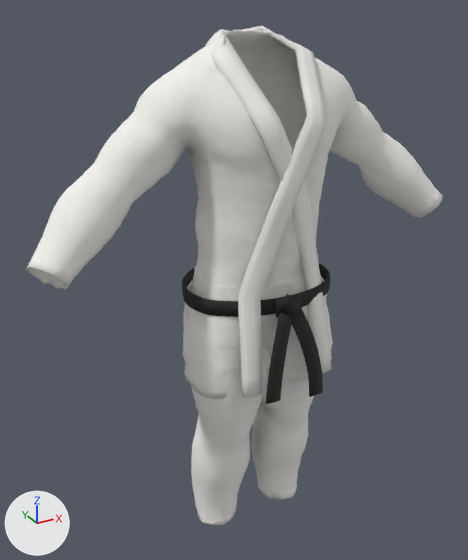
The glTF model public/coaches/victor/tenues/judo.glb as it was, and as the next commit left it.
One viewpoint serves both versions: a camera (50 mm lens) standing at (-0.824, -1.387, 1.64) and looking at (-0.048, 0.025, 0.934). The axes (+X, +Y, +Z) are drawn at lower left. The lights are the same throughout. The first picture is the older version. Where no turn or scale is listed for an object, it has been applied to the vertices. Vertices at exactly the same position are counted once.

Script lines for the objects in view, before the commit:
```python
ob_ceinture = bpy.data.objects.new('ceinture', me_ceinture_001)
ob_ceinture.location = (0.0, 0.0, 0.895)
ob_jupe_veste = bpy.data.objects.new('jupe-veste', me_jupe_veste_001)
ob_jupe_veste.location = (0.0, 0.0, 0.895)
ob_pan_1 = bpy.data.objects.new('pan-1', me_pan_1_001)
ob_pan_1.location = (0.0, 0.0, 0.895)
ob_pan__1 = bpy.data.objects.new('pan--1', me_pan__1_001)
ob_pan__1.location = (0.0, 0.0, 0.895)
ob_pantalon_judo = bpy.data.objects.new('pantalon-judo', me_pantalon_judo)
ob_pantalon_judo.location = (0.0, 0.0, 0.895)
ob_revers_left = bpy.data.objects.new('revers-Left', me_revers_left_001)
ob_revers_left.location = (0.0, 0.0, 0.895)
ob_revers_right = bpy.data.objects.new('revers-Right', me_revers_right_001)
ob_revers_right.location = (0.0, 0.0, 0.895)
ob_veste_judo = bpy.data.objects.new('veste-judo', me_veste_judo)
ob_veste_judo.location = (0.0, 0.0, 0.895)
```
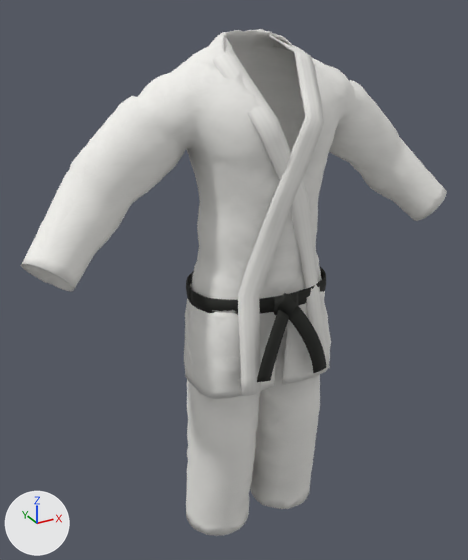
Location of each change, [x1, y1, x2, y2] in pixels of the pictures (468 x 560 px; the box of a moved part takes in the faces that stretch with it):
'veste-judo', reshaped: before [26, 29, 443, 301]; after [21, 30, 447, 312]
'pantalon-judo', reshaped: before [191, 267, 314, 525]; after [186, 311, 320, 536]
'revers-Left', reshaped: before [238, 26, 327, 398]; after [238, 29, 324, 396]
'revers-Right', reshaped: before [205, 29, 332, 374]; after [209, 32, 330, 374]
'ceinture', reshaped (9% shorter): before [182, 263, 330, 317]; after [186, 266, 326, 315]
'pan--1', reshaped (22% wider, 21% shorter): before [266, 313, 292, 404]; after [257, 310, 289, 382]
'pan-1', reshaped (18% wider, 24% shorter): before [291, 308, 323, 397]; after [288, 306, 326, 373]
part 4 of me_pantalon_judo, moved or reshaped: before [192, 267, 272, 457]; after [193, 317, 276, 460]
part 5 of me_pantalon_judo, surface changed: before [191, 343, 314, 525]; after [186, 332, 320, 536]
part 6 of me_pantalon_judo, edited (looks the same): [198, 325, 293, 424] in both
part 9 of me_veste_judo, moved or reshaped: before [51, 29, 419, 293]; after [86, 30, 421, 291]
part 10 of me_veste_judo, surface changed: before [26, 35, 443, 301]; after [21, 35, 447, 312]
part 11 of me_veste_judo, edited (looks the same): [30, 30, 359, 300] in both

Edits to the bpy script that builds the scene:
```text
Change me_ceinture_001:
    remove me_ceinture_001.from_pydata(...)  # 435 vertices, 872 faces; spans x -0.205..0.203, y -0.166..0.15, z 0.015..0.055
    add me_ceinture_001.from_pydata(...)  # 435 vertices, 872 faces; spans x -0.194..0.192, y -0.155..0.139, z 0.015..0.055
    me_ceinture_001 part 1: 435 of 435 vertices moved; they spanned x -0.205..0.203, y -0.166..0.15, z 0.015..0.055 and now span x -0.194..0.192, y -0.155..0.139, z 0.015..0.055; mean shift (0.0, 0.0, 0.0)
Change me_pan_1_001:
    remove me_pan_1_001.from_pydata(...)  # 78 vertices, 152 faces; spans x -0.007..0.087, y -0.22..-0.178, z -0.224..0.026
    add me_pan_1_001.from_pydata(...)  # 78 vertices, 152 faces; spans x -0.005..0.107, y -0.205..-0.169, z -0.167..0.029
    me_pan_1_001 part 2: 78 of 78 vertices moved; they spanned x -0.007..0.087, y -0.22..-0.178, z -0.224..0.026 and now span x -0.005..0.107, y -0.205..-0.169, z -0.167..0.029; mean shift (0.01, 0.012, 0.03)
Change me_pan__1_001:
    remove me_pan__1_001.from_pydata(...)  # 78 vertices, 152 faces; spans x -0.087..0.007, y -0.22..-0.178, z -0.204..0.027
    add me_pan__1_001.from_pydata(...)  # 78 vertices, 152 faces; spans x -0.107..0.005, y -0.205..-0.169, z -0.147..0.03
    me_pan__1_001 part 3: 78 of 78 vertices moved; they spanned x -0.087..0.007, y -0.22..-0.178, z -0.204..0.027 and now span x -0.107..0.005, y -0.205..-0.169, z -0.147..0.03; mean shift (-0.01, 0.012, 0.03)
Change me_pantalon_judo:
    remove me_pantalon_judo.from_pydata(...)  # 3970 vertices, 7952 faces; spans x -0.206..0.206, y -0.149..0.125, z -0.736..0.092
    add me_pantalon_judo.from_pydata(...)  # 3970 vertices, 7952 faces; spans x -0.213..0.213, y -0.149..0.126, z -0.732..0.091
    me_pantalon_judo part 4: 3212 of 3970 vertices moved; they spanned x -0.206..0.206, y -0.146..0.122, z -0.736..0.092 and now span x -0.213..0.213, y -0.147..0.124, z -0.732..0.091; mean shift (0.0, -0.01, -0.002); largest move (-0.171, 0.025, -0.409) -> (-0.21, -0.021, -0.428)
    me_pantalon_judo part 5: 5106 kept faces spanning x -0.213..0.213, y -0.139..0.114, z -0.732..0.067 get new texture (UV) coordinates
    me_pantalon_judo part 6: 4282 kept faces spanning x -0.213..0.213, y -0.149..0.124, z -0.732..0.091 get new vertex colours
Change me_revers_left_001:
    remove me_revers_left_001.from_pydata(...)  # 248 vertices, 492 faces; spans x -0.139..0.134, y -0.198..0.13, z -0.187..0.677
    add me_revers_left_001.from_pydata(...)  # 248 vertices, 492 faces; spans x -0.138..0.131, y -0.188..0.122, z -0.187..0.669
    me_revers_left_001 part 7: 248 of 248 vertices moved; they spanned x -0.139..0.134, y -0.198..0.13, z -0.187..0.677 and now span x -0.138..0.131, y -0.188..0.122, z -0.187..0.669; mean shift (0.0, 0.003, -0.003)
Change me_revers_right_001:
    remove me_revers_right_001.from_pydata(...)  # 248 vertices, 492 faces; spans x -0.132..0.139, y -0.191..0.124, z -0.187..0.671
    add me_revers_right_001.from_pydata(...)  # 248 vertices, 492 faces; spans x -0.129..0.138, y -0.183..0.118, z -0.187..0.665
    me_revers_right_001 part 8: 248 of 248 vertices moved; they spanned x -0.132..0.139, y -0.191..0.124, z -0.187..0.671 and now span x -0.129..0.138, y -0.183..0.118, z -0.187..0.665; mean shift (0.0, 0.002, -0.002)
Change me_veste_judo:
    remove me_veste_judo.from_pydata(...)  # 7972 vertices, 15956 faces; spans x -0.593..0.591, y -0.158..0.135, z 0.019..0.67
    add me_veste_judo.from_pydata(...)  # 7972 vertices, 15956 faces; spans x -0.603..0.603, y -0.157..0.133, z 0.019..0.67
    me_veste_judo part 9: 7917 of 7972 vertices moved; they spanned x -0.593..0.591, y -0.158..0.135, z 0.019..0.67 and now span x -0.603..0.603, y -0.157..0.133, z 0.019..0.67; mean shift (0.0, 0.001, -0.003); largest move (-0.318, -0.018, 0.471) -> (-0.36, -0.015, 0.48)
    me_veste_judo part 10: 14551 kept faces spanning x -0.603..0.603, y -0.156..0.133, z 0.019..0.658 get new texture (UV) coordinates
    me_veste_judo part 11: 5807 kept faces spanning x -0.603..0.603, y -0.157..0.13, z 0.019..0.669 get new vertex colours; the middle colour goes from white #fbfbfb to white #fdfdfd
```
